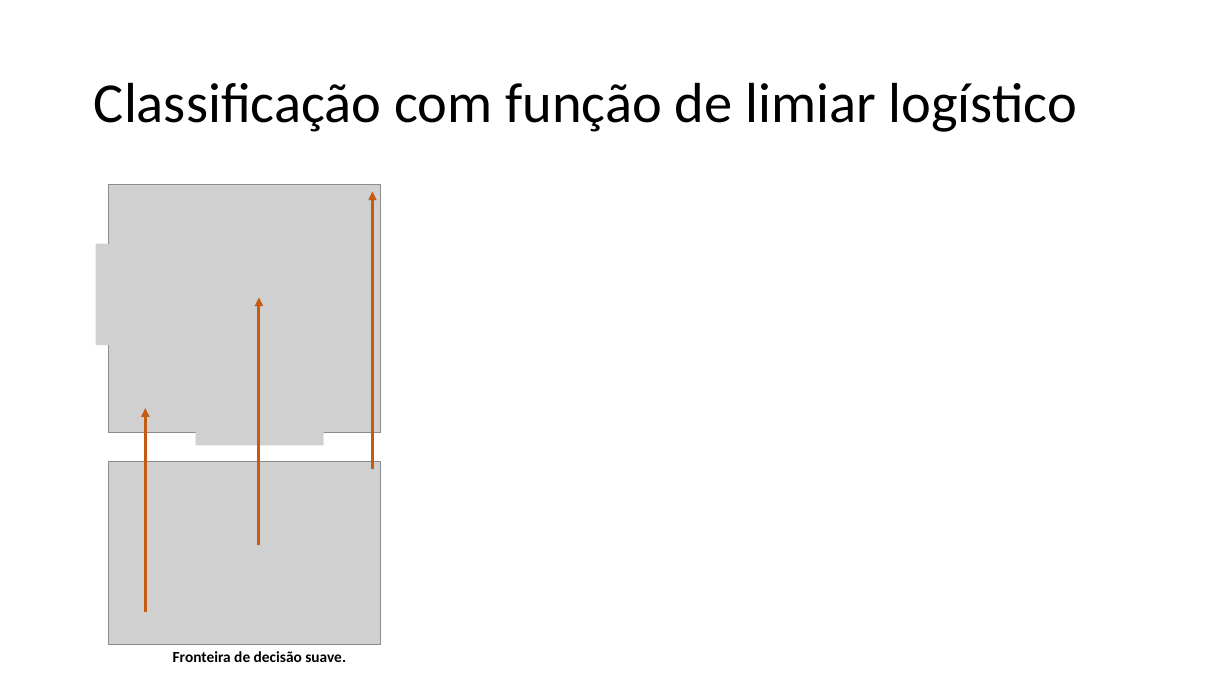
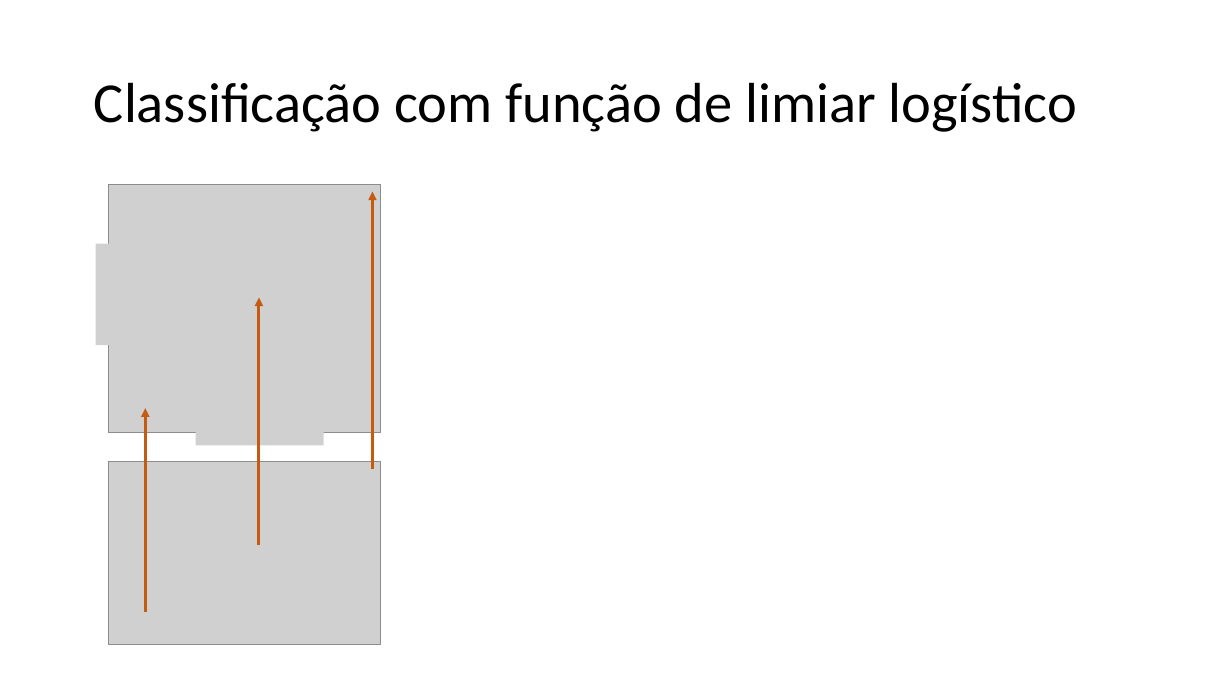
Before and after one commit to zz4fap/c24_inteligencia_artificial, a slide deck: slide 25 of slides/C24_Classificação.pptx (slide 37 before the commit). Drawn at 1232x693 pixels with LibreOffice and Linux fonts; fonts in the diff are those of the drawing; grey boxes stand for pictures. Boxes give left, top, right and bottom in pixels: in the first picture for what was removed or moved away, otherwise in the second. Text is boxed around its words. In the diff, an @@ line names an element or a change of style, - is before the commit and + after.

```diff
--- a/slides/C24_Classificação.pptx
+++ b/slides/C24_Classificação.pptx
@@ text removed at bbox=[173, 651, 346, 662] @@
-Fronteira de decisão suave.
```
Also in this commit, not shown: 4 other slides changed, 13 slides removed.
